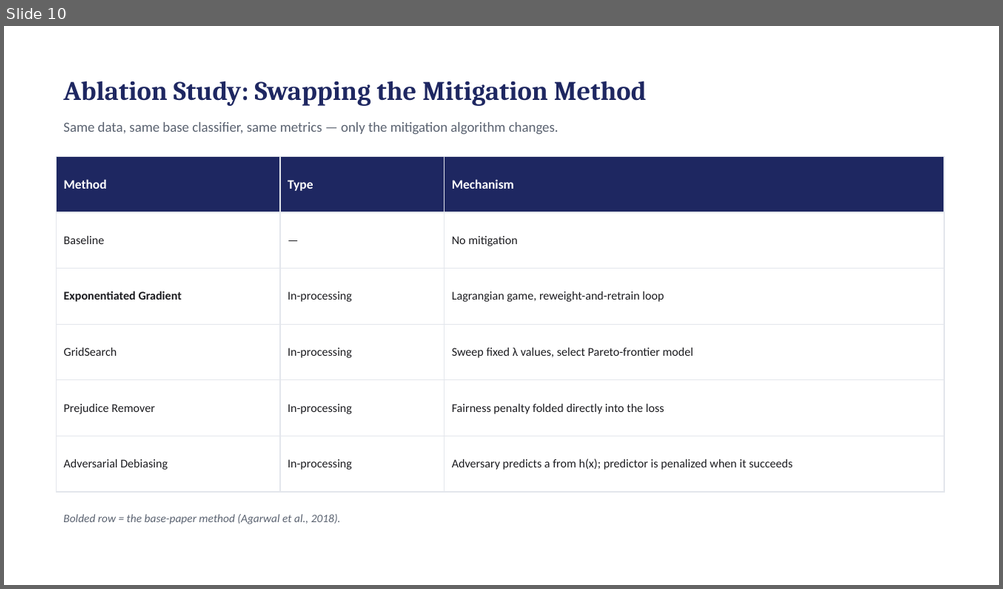
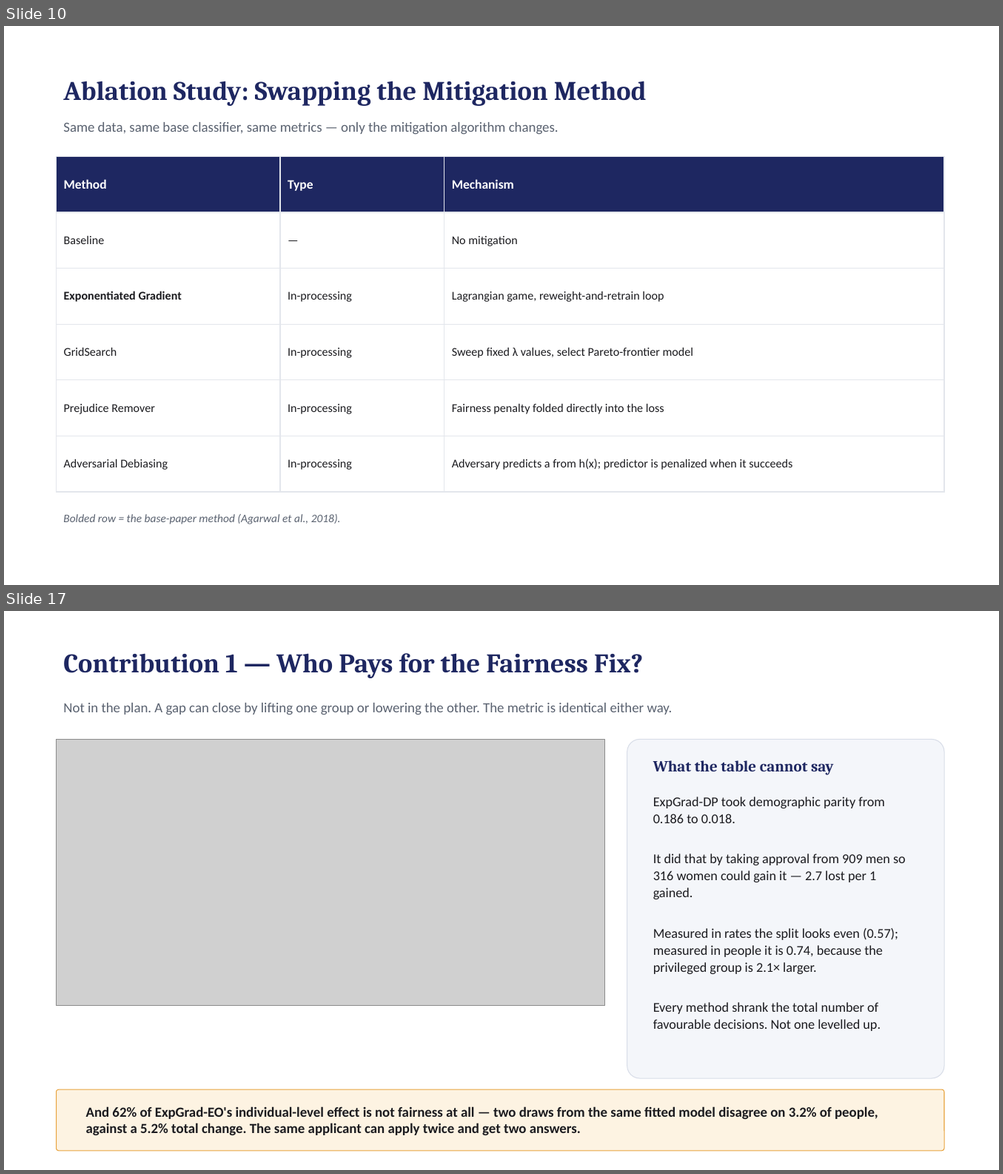
Before and after one commit to Dheirav/who-pays-for-fairness, a slide deck: bias_mitigation_plan.pptx. Shown one above the other, each under a label of ours: slide 10 before the commit, slides 10 and 17 after it; the slides between them are not shown. The pictures are 1003x589 and 1003x1174 pixels, drawn with LibreOffice and Linux fonts; fonts in the diff are those of the drawing; grey boxes stand for pictures. Boxes give left, top, right and bottom in pixels: in the first picture for what was removed or moved away, otherwise in the second. Text is boxed around its words. In the diff, an @@ line names an element or a change of style, - is before the commit and + after.

```diff
--- a/bias_mitigation_plan.pptx
+++ b/bias_mitigation_plan.pptx
@@ slide 17 added at box(4, 611, 999, 1170), background #FFFFFF @@
@@ text added at box(63, 653, 643, 678), 26 pt, text #1E2761, bold @@
+Contribution 1 — Who Pays for the Fairness Fix?
@@ text added at box(63, 703, 672, 715), 13.5 pt, text #5A6270 @@
+Not in the plan. A gap can close by lifting one group or lowering the other. The metric is identical either way.
@@ picture added at box(57, 739, 605, 1005) @@
@@ rounded rectangle added at box(627, 739, 944, 1079), fill #F4F6FA, outline #D8DDE8 0.75 pt @@
@@ text added at box(653, 760, 834, 775), 15 pt, text #1E2761, bold @@
+What the table cannot say
@@ text added at box(653, 797, 905, 1031), 13 pt, text #1B1B1F @@
+ExpGrad-DP took demographic parity from 0.186 to 0.018.
+It did that by taking approval from 909 men so 316 women could gain it — 2.7 lost per 1 gained.
+Measured in rates the split looks even (0.57); measured in people it is 0.74, because the privileged group is 2.1× larger.
+Every method shrank the total number of favourable decisions. Not one levelled up.
@@ rounded rectangle added at box(57, 1090, 944, 1151), fill #FDF3E2, outline #E8A33D 0.75 pt @@
@@ text added at box(86, 1107, 878, 1136), 13.5 pt, text #1B1B1F, bold @@
+And 62% of ExpGrad-EO's individual-level effect is not fairness at all — two draws from the same fitted model disagree on 3.2% of people, against a 5.2% total change. The same applicant can apply twice and get two answers.
```
Also in this commit, not shown: 4 slides changed, 7 other slides added, 26 other files.
